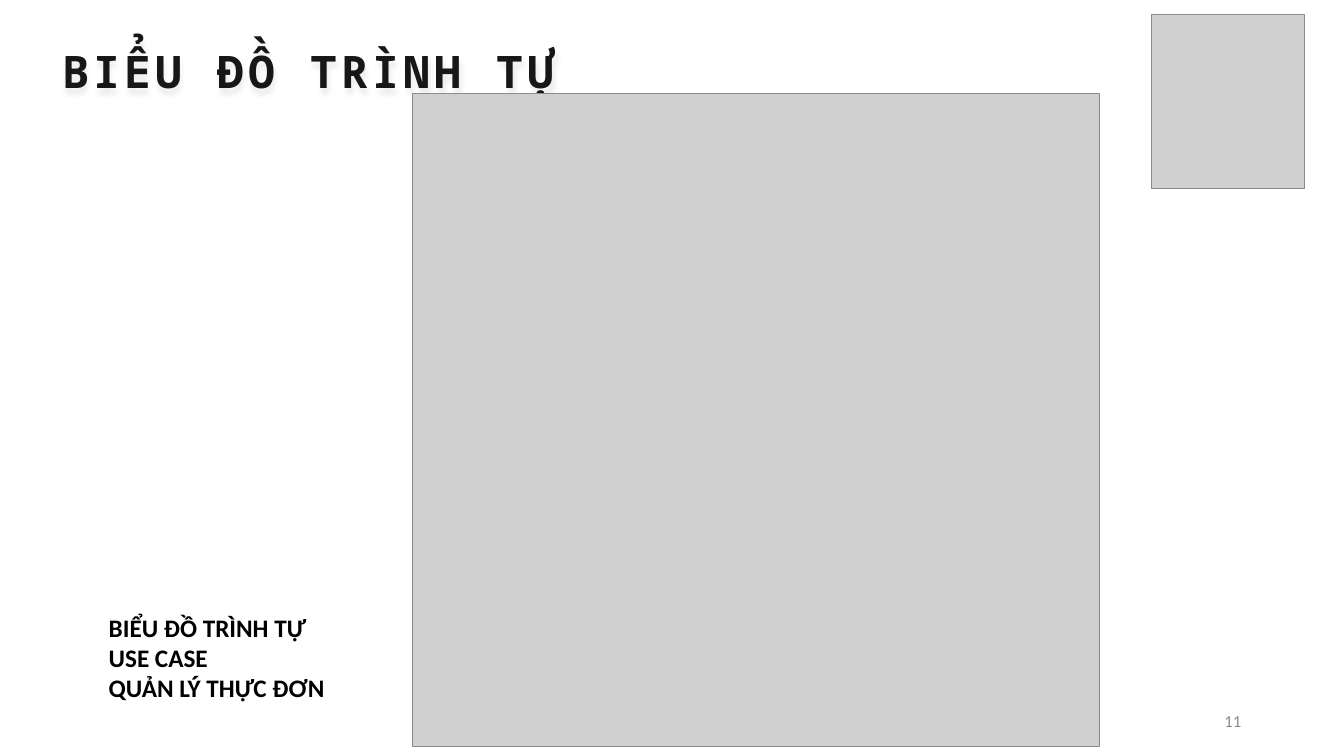
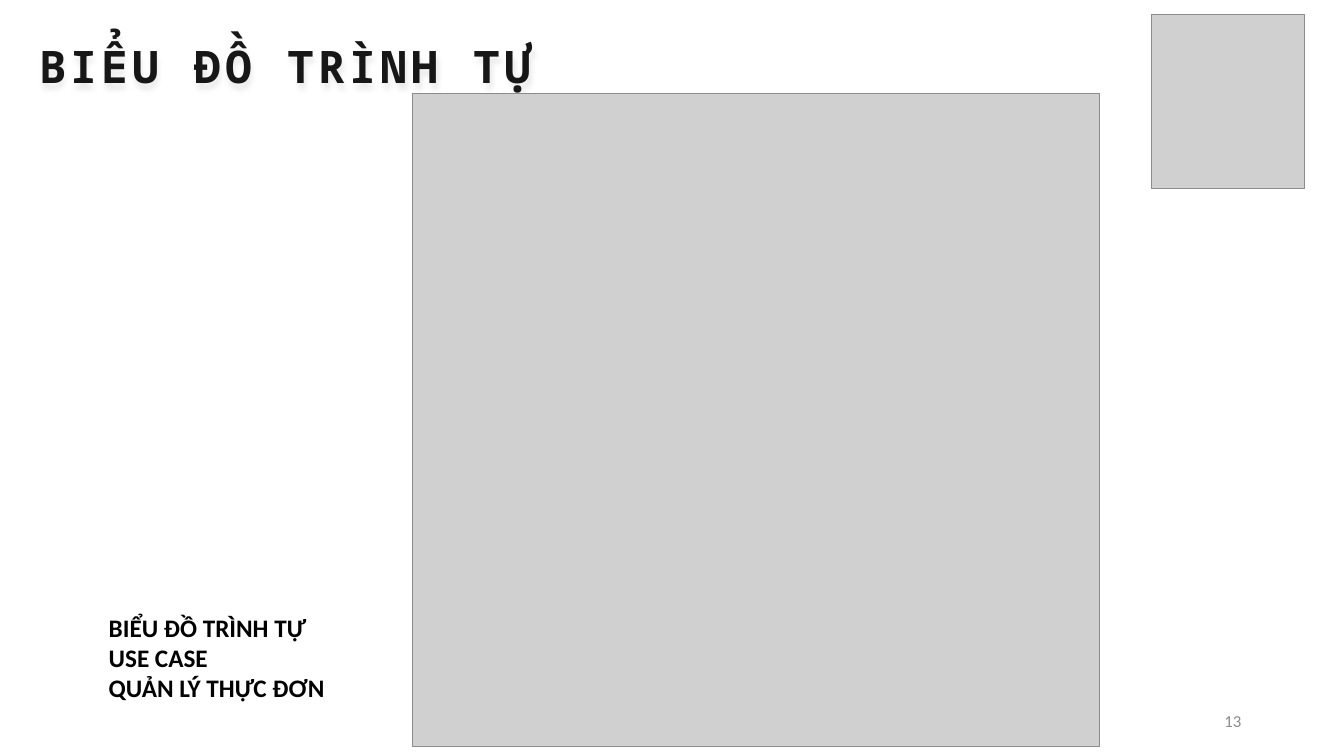
Before and after one commit to thanhhff/Cafe-Manager, a slide deck: slide 13 of report/FinalReport.pptx (slide 11 before the commit). Drawn at 1344x756 pixels with LibreOffice and Linux fonts; fonts in the diff are those of the drawing; grey boxes stand for pictures. Boxes give left, top, right and bottom in pixels: in the first picture for what was removed or moved away, otherwise in the second. Text is boxed around its words. In the diff, an @@ line names an element or a change of style, - is before the commit and + after.

```diff
--- a/report/FinalReport.pptx
+++ b/report/FinalReport.pptx
@@ text "BIỂU ĐỒ TRÌNH TỰ": place and size @@
-text "BIỂU ĐỒ TRÌNH TỰ" at <box>62,46,555,99</box>
+text "BIỂU ĐỒ TRÌNH TỰ" at <box>39,42,532,95</box>
@@ page number at <box>1224,716,1241,727</box>: text changed @@
-11
+13
```
Also in this commit, not shown: 12 other slides changed, 2 slides added.
